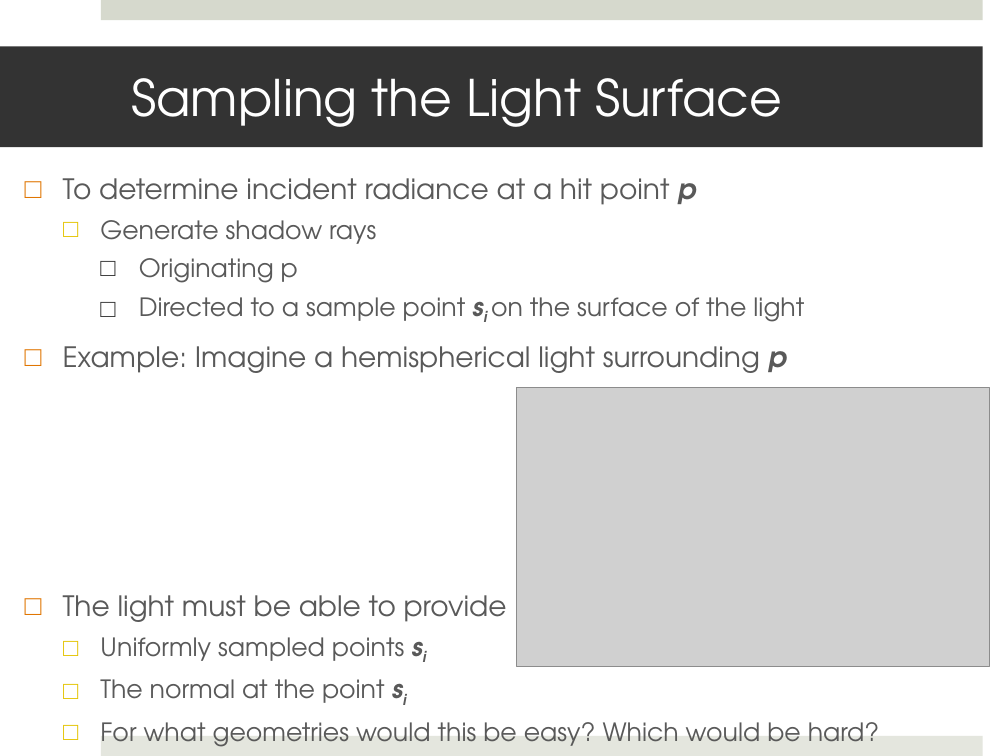
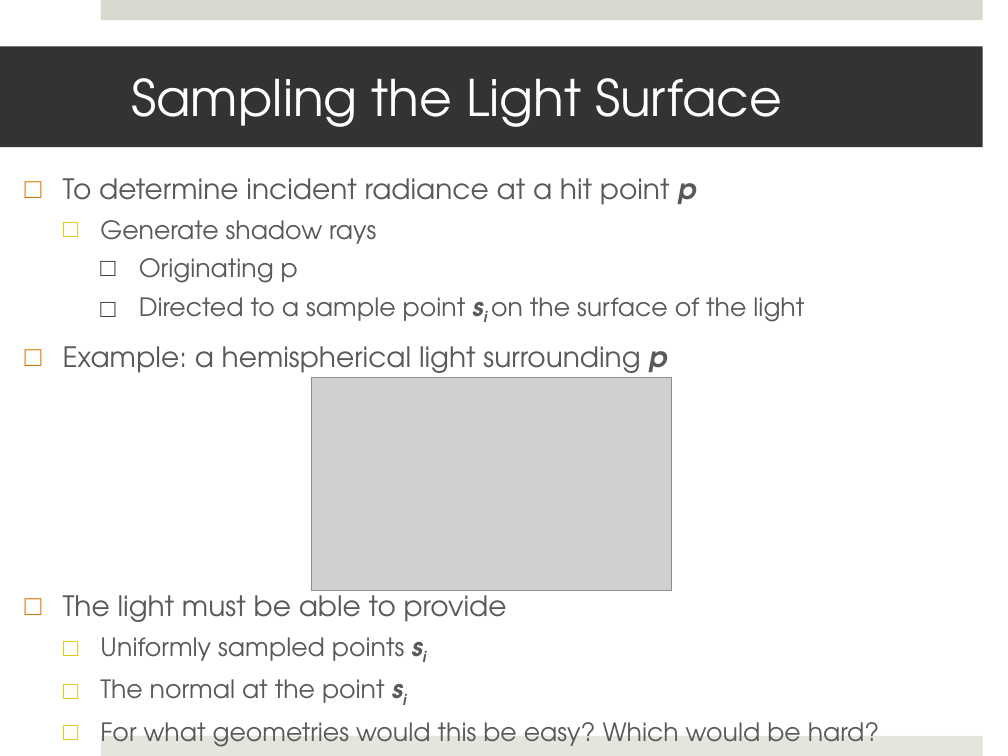
Before and after one commit to shaffer1/UIllinois_Rendering, a slide deck: slide 5 of Lecture-23-Area Lights.pptx. Drawn at 1008x756 pixels with LibreOffice and Linux fonts; fonts in the diff are those of the drawing; grey boxes stand for pictures. Boxes give left, top, right and bottom in pixels: in the first picture for what was removed or moved away, otherwise in the second. Text is boxed around its words. In the diff, an @@ line names an element or a change of style, - is before the commit and + after.

```diff
--- a/Lecture-23-Area Lights.pptx
+++ b/Lecture-23-Area Lights.pptx
@@ text at [63,346,667,381]: text changed @@
-□ Example: Imagine a hemispherical light surrounding p
+□ Example: a hemispherical light surrounding p
@@ picture: place and size @@
-picture at [516,388,989,666]
+picture at [311,378,671,591]
```
Also in this commit, not shown: 1 other slide changed, 1 other file.
